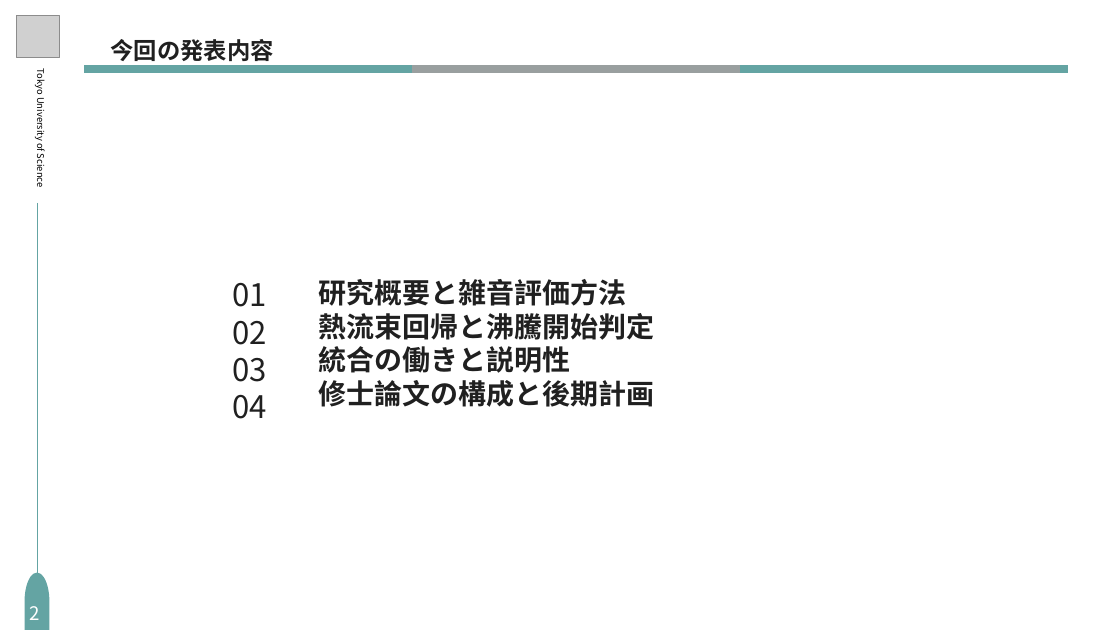
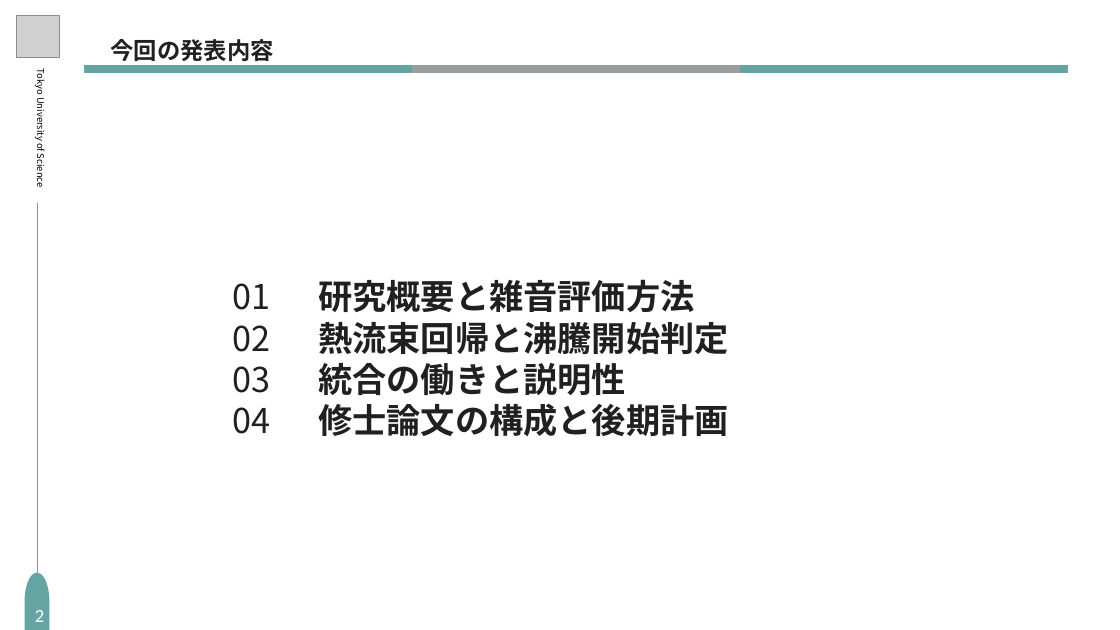
Before and after one commit to S-Riku-tus/university_research, a slide deck: slide 2 of 研究進捗報告/2026/1016（研究進捗報告）/研究進捗_1016_編集用_修正版.pptx. Drawn at 1120x630 pixels with LibreOffice and Linux fonts; fonts in the diff are those of the drawing; grey boxes stand for pictures. Boxes give left, top, right and bottom in pixels: in the first picture for what was removed or moved away, otherwise in the second. Text is boxed around its words. In the diff, an @@ line names an element or a change of style, - is before the commit and + after.

```diff
--- a/研究進捗報告/2026/1016（研究進捗報告）/研究進捗_1016_編集用_修正版.pptx
+++ b/研究進捗報告/2026/1016（研究進捗報告）/研究進捗_1016_編集用_修正版.pptx
@@ text at (x1=233, y1=283, x2=271, y2=393): text changed; size 40 to 44 pt @@
-01
-02
-03
+01
+02
+03
@@ text "研究概要と雑音評価方法" at (x1=318, y1=279, x2=729, y2=436): size 36 to 44 pt @@
@@ text at (x1=233, y1=407, x2=271, y2=434): size 40 to 44 pt in "04" @@
@@ page number at (x1=35, y1=610, x2=44, y2=622): font Noto Sans CJK JP to Calibri; alignment centre to right; line spacing 1.15 to 1 @@
```
Also in this commit, not shown: 9 other slides changed, 4 slides added.
